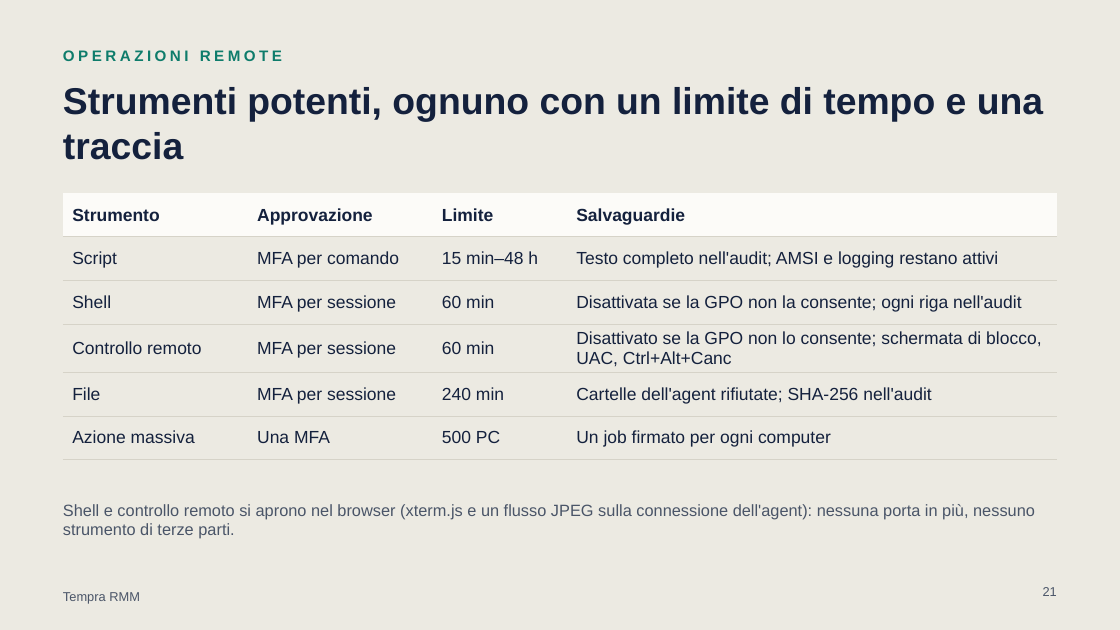
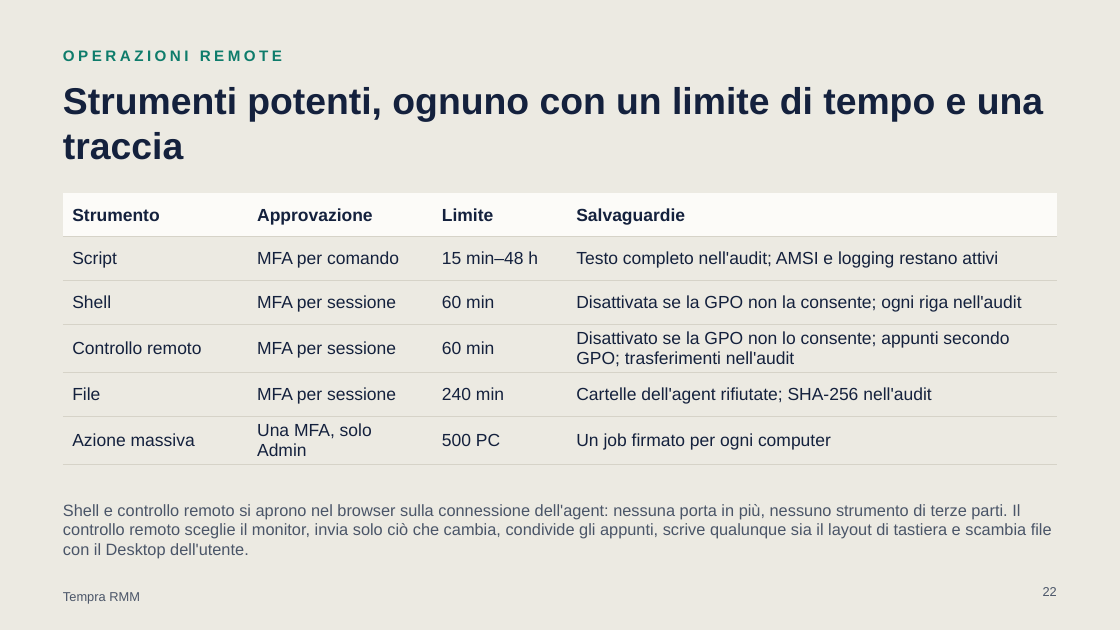
Before and after one commit to stefanozanarini/tempra-rmm, a slide deck: slide 22 of docs/presentation/Tempra-RMM-presentazione-IT.pptx (slide 21 before the commit). Drawn at 1120x630 pixels with LibreOffice and Linux fonts; fonts in the diff are those of the drawing. Boxes give left, top, right and bottom in pixels: in the first picture for what was removed or moved away, otherwise in the second. Text is boxed around its words. In the diff, an @@ line names an element or a change of style, - is before the commit and + after.

Commit message:
Docs: manual and presentation updated for Microsoft 365, BitLocker key backup, Admin-only bulk actions and remote-control changes

```diff
--- a/docs/presentation/Tempra-RMM-presentazione-IT.pptx
+++ b/docs/presentation/Tempra-RMM-presentazione-IT.pptx
@@ table at bbox=[63, 193, 1057, 460] @@
-row 4, column 4: Disattivato se la GPO non lo consente; schermata di blocco, UAC, Ctrl+Alt+Canc
+row 4, column 4: Disattivato se la GPO non lo consente; appunti secondo GPO; trasferimenti nell'audit
-row 6, column 2: Una MFA
+row 6, column 2: Una MFA, solo Admin
@@ text at bbox=[63, 504, 1052, 559]: text changed @@
-Shell e controllo remoto si aprono nel browser (xterm.js e un flusso JPEG sulla connessione dell'agent): nessuna porta in più, nessuno strumento di terze parti.
+Shell e controllo remoto si aprono nel browser sulla connessione dell'agent: nessuna porta in più, nessuno strumento di terze parti. Il controllo remoto sceglie il monitor, invia solo ciò che cambia, condivide gli appunti, scrive qualunque sia il layout di tastiera e scambia file con il Desktop dell'utente.
@@ page number at bbox=[1043, 587, 1057, 596]: text changed @@
-21
+22
```
Also in this commit, not shown: 7 other slides changed, 1 slide added, 19 other files.
